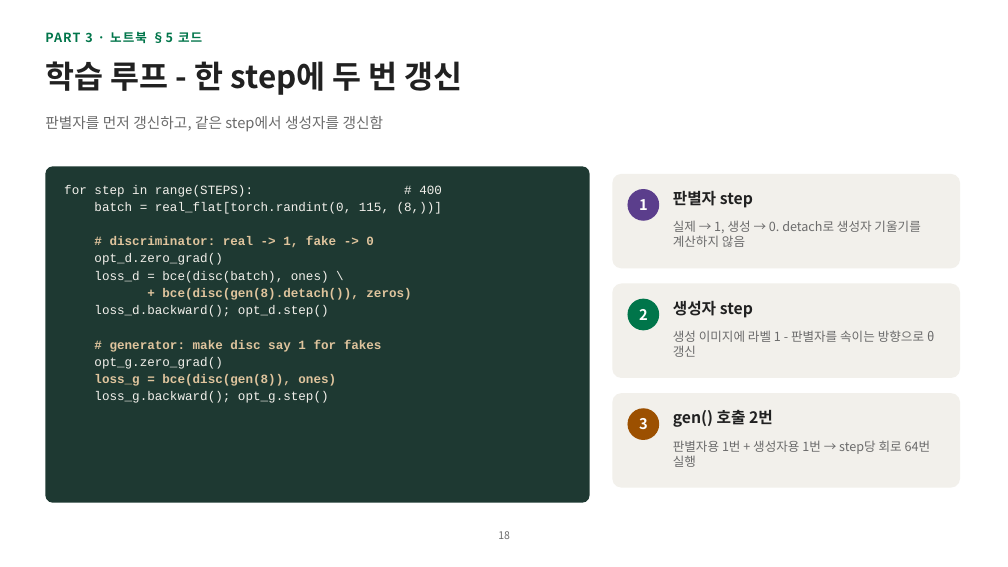
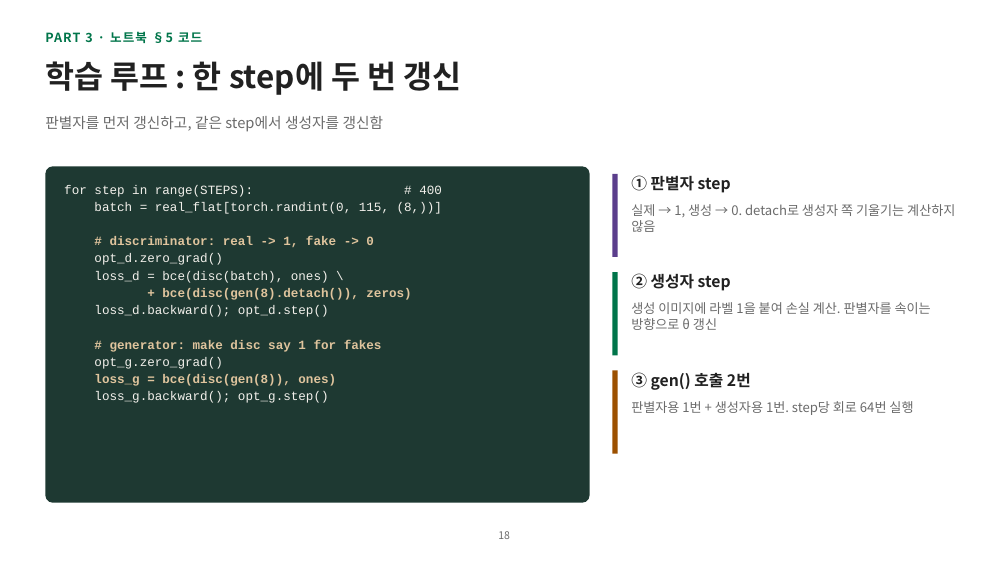
Before and after one commit to hyunhp/skin_disease_qml, a slide deck: slide 18 of practice/day2_slides/day2_practice_slides.pptx. Drawn at 1008x567 pixels with LibreOffice and Linux fonts; fonts in the diff are those of the drawing. Boxes give left, top, right and bottom in pixels: in the first picture for what was removed or moved away, otherwise in the second. Text is boxed around its words. In the diff, an @@ line names an element or a change of style, - is before the commit and + after.

```diff
--- a/practice/day2_slides/day2_practice_slides.pptx
+++ b/practice/day2_slides/day2_practice_slides.pptx
@@ title at [45, 61, 462, 95]: text changed @@
-학습 루프 - 한 step에 두 번 갱신
+학습 루프 : 한 step에 두 번 갱신
@@ rounded rectangle removed at [613, 174, 960, 268] @@
@@ rectangle added at [613, 174, 618, 257], fill #5B3E8C @@
@@ text at [631, 175, 731, 193]: text changed @@
-판별자 step
+① 판별자 step
@@ ellipse removed at [628, 189, 659, 221] @@
@@ text at [631, 204, 955, 232]: text changed; size 12 to 12.5 pt @@
-실제 → 1, 생성 → 0. detach로 생성자 기울기를 계산하지 않음
+실제 → 1, 생성 → 0. detach로 생성자 쪽 기울기는 계산하지 않음
@@ text removed at [639, 199, 648, 210] @@
-1
@@ rounded rectangle removed at [613, 284, 960, 378] @@
@@ rectangle added at [613, 272, 618, 355], fill #00754A @@
@@ ellipse removed at [628, 299, 659, 330] @@
@@ text at [631, 273, 731, 291]: text changed @@
-생성자 step
+② 생성자 step
@@ text at [631, 302, 931, 330]: text changed; size 12 to 12.5 pt @@
-생성 이미지에 라벨 1 - 판별자를 속이는 방향으로 θ 갱신
+생성 이미지에 라벨 1을 붙여 손실 계산. 판별자를 속이는 방향으로 θ 갱신
@@ text removed at [639, 309, 648, 320] @@
-2
@@ rectangle added at [613, 371, 618, 454], fill #9C5000 @@
@@ text at [631, 372, 751, 390]: text changed @@
-gen() 호출 2번
+③ gen() 호출 2번
@@ rounded rectangle removed at [613, 393, 960, 488] @@
@@ ellipse removed at [628, 408, 659, 440] @@
@@ text at [631, 401, 913, 415]: text changed; size 12 to 12.5 pt @@
-판별자용 1번 + 생성자용 1번 → step당 회로 64번 실행
+판별자용 1번 + 생성자용 1번. step당 회로 64번 실행
@@ text removed at [639, 418, 648, 429] @@
-3
```
Also in this commit, not shown: 22 other slides changed, 3 other files.
